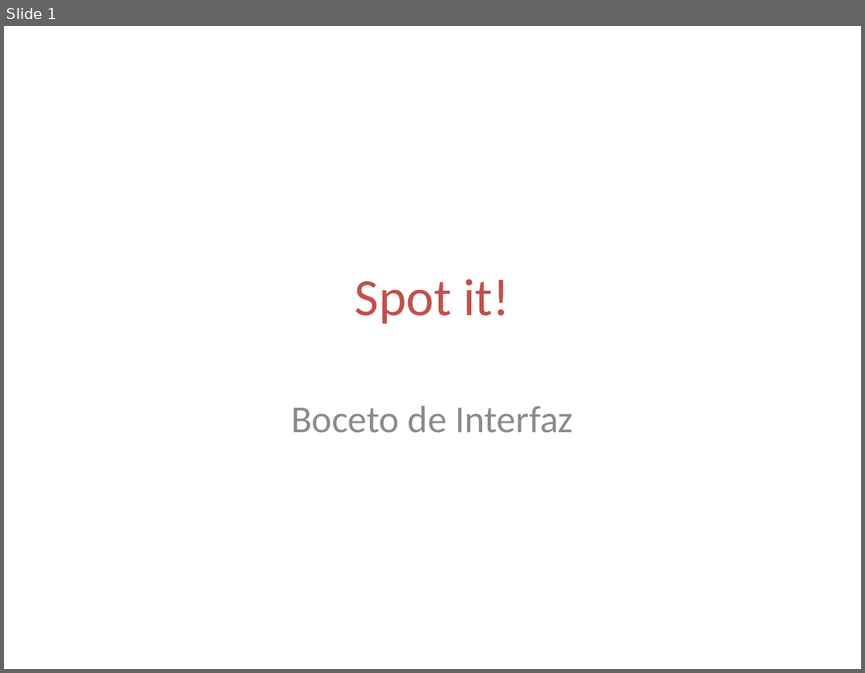
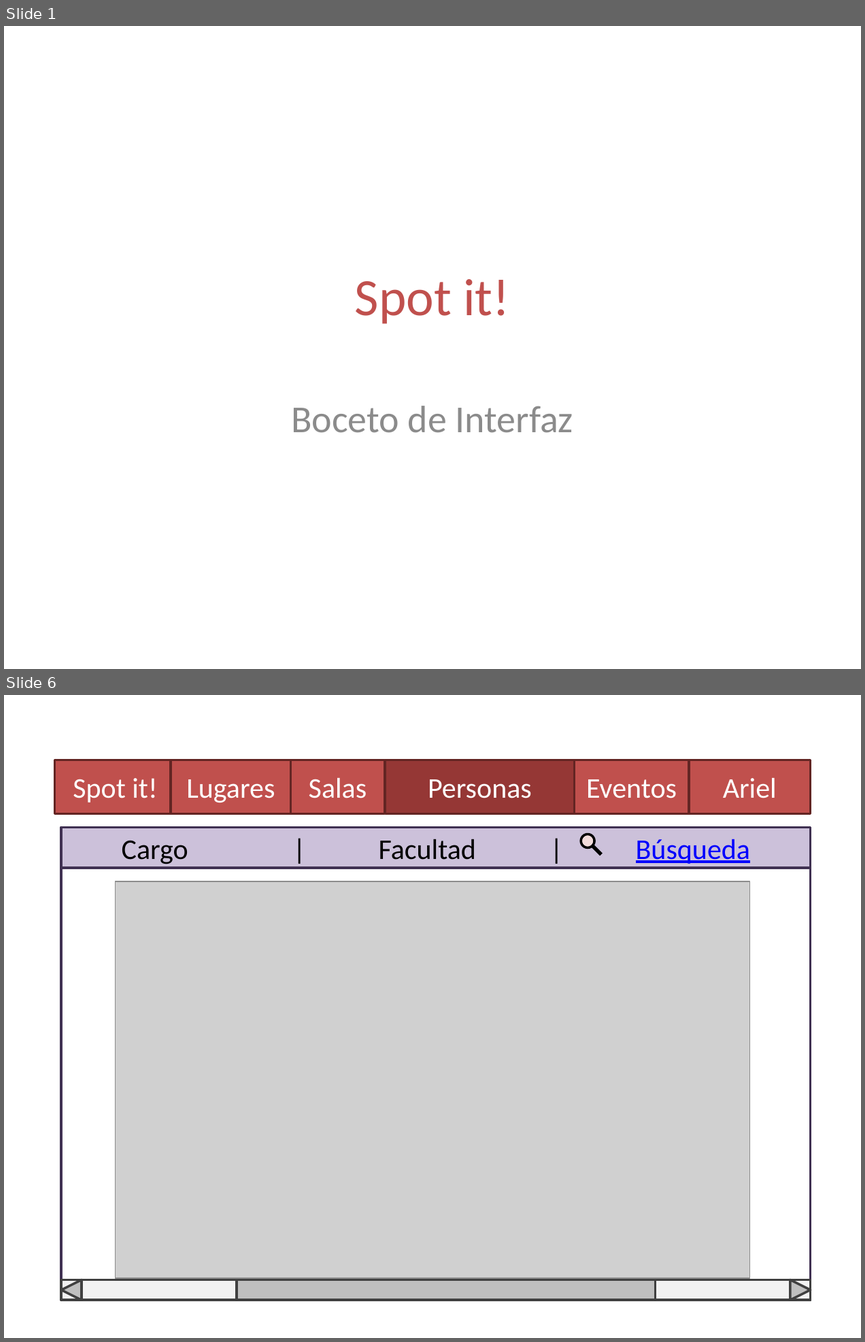
Before and after one commit to Ariel-Perez/Spot-It, a slide deck: Diseño/Spot it - Boceto de Interfaz.pptx. Shown one above the other, each under a label of ours: slide 1 before the commit, slides 1 and 6 after it; the slides between them are not shown. The pictures are 865x673 and 865x1342 pixels, drawn with LibreOffice and Linux fonts; fonts in the diff are those of the drawing; grey boxes stand for pictures. Boxes give left, top, right and bottom in pixels: in the first picture for what was removed or moved away, otherwise in the second. Text is boxed around its words. In the diff, an @@ line names an element or a change of style, - is before the commit and + after.

```diff
--- a/Diseño/Spot it - Boceto de Interfaz.pptx
+++ b/Diseño/Spot it - Boceto de Interfaz.pptx
@@ slide 6 added at box(4, 695, 861, 1338), background #FFFFFF @@
@@ rectangle added at box(54, 760, 176, 814), fill #C0504D, outline #632523 2 pt, 24 pt, text #FFFFFF @@
+Spot it!
@@ rectangle added at box(61, 760, 810, 813), fill #FFFFFF, outline #4F81BD 2 pt @@
@@ rectangle added at box(171, 760, 291, 814), fill #C0504D, outline #632523 2 pt, 24 pt, text #FFFFFF @@
+Lugares
@@ rectangle added at box(291, 760, 384, 814), fill #C0504D, outline #632523 2 pt, 24 pt, text #FFFFFF @@
+Salas
@@ rectangle added at box(385, 760, 574, 814), fill #953735, outline #632523 2 pt, 24 pt, text #FFFFFF @@
+Personas
@@ rectangle added at box(574, 760, 689, 814), fill #C0504D, outline #632523 2 pt, 24 pt, text #FFFFFF @@
+Eventos
@@ rectangle added at box(689, 760, 810, 814), fill #C0504D, outline #632523 2 pt, 24 pt, text #FFFFFF @@
+Ariel
@@ rectangle added at box(61, 828, 810, 1300), fill #FFFFFF, outline #403152 2 pt @@
@@ rectangle added at box(61, 828, 810, 868), fill #CCC1DA, outline #403152 2 pt, 24 pt, text #000000 @@
+Cargo | Facultad | Búsqueda
@@ ellipse added at box(581, 834, 594, 847), fill #F2DCDB, outline #000000 2 pt @@
@@ line added from (593, 846) to (601, 854), #000000 3 pt @@
@@ picture added at box(116, 882, 749, 1278) @@
@@ rectangle added at box(61, 1279, 810, 1300), fill #F2F2F2, outline #404040 2 pt @@
@@ rectangle added at box(61, 1279, 82, 1300), fill #F2F2F2, outline #404040 2 pt @@
@@ triangle added at box(61, 1279, 82, 1300), fill #BFBFBF, outline #404040 2 pt @@
@@ rectangle added at box(237, 1279, 655, 1300), fill #BFBFBF, outline #404040 2 pt @@
@@ rectangle added at box(789, 1279, 810, 1300), fill #F2F2F2, outline #404040 2 pt @@
@@ triangle added at box(789, 1279, 810, 1300), fill #BFBFBF, outline #404040 2 pt @@
```
Also in this commit, not shown: 4 slides changed, 1 other slide added.
